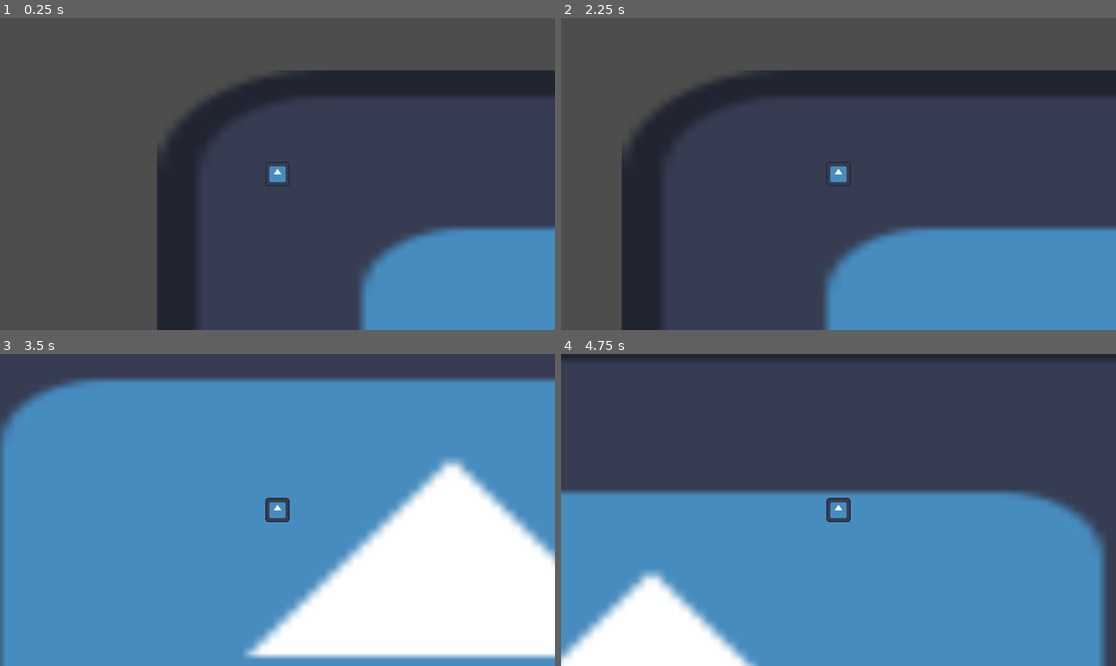
Above: before the commit, frames 1-4 (two rows, left to right).
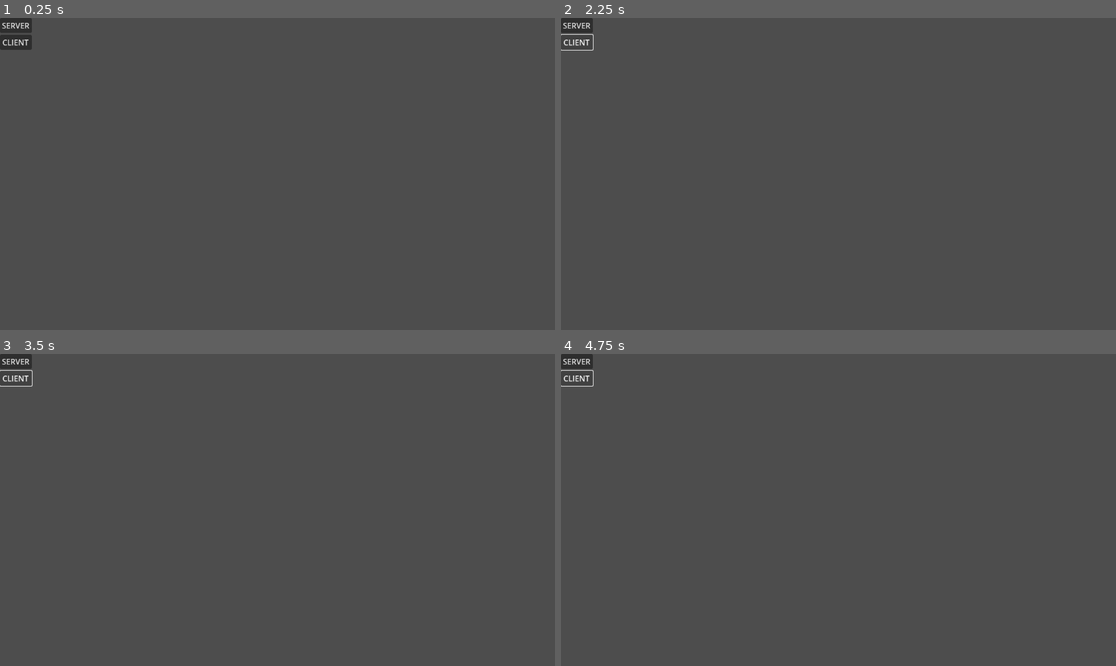
Above: after the commit, the same moments.

Repository: silvermedall/ogiva-project
Game: Godot game, scene res://scenes/main.tscn
The game is run twice, just before and just after one commit, with the same random seed, the same clock (stepped at 60 frames per second) and the same inputs. Before the commit the project starts from res://scenes/game.tscn. The engine's default icon, where the game draws it, is replaced by a stand-in: a white triangle on a blue panel in a dark square.
Inputs (mouse positions are in pixels of both pictures, inside the frame that each line leads up to):
- Up to frame 1 (0.25 s): no input
- Up to frame 2 (2.25 s): click (577, 24) at 0.5 s, where only the run after the commit has a clickable "SERVER"; click (577, 42) at 1.25 s, where only the run after the commit has a clickable "CLIENT"; tap Enter at 2 s; hold D (i_right) from 2.03 s (still down); hold Shift (i_sprint) from 2.03 s (still down)
- Up to frame 3 (3.5 s): release D (i_right) at 2.78 s; release Shift (i_sprint) at 2.78 s; hold S (i_down) from 2.78 s (still down); tap Shift (i_sprint) at 2.85 s
- Up to frame 4 (4.75 s): release S (i_down) at 3.53 s; hold D (i_right) 3.53-4.28 s; hold Shift (i_sprint) 3.53-4.28 s; hold W (i_up) from 4.28 s (still down); tap Shift (i_sprint) at 4.35 s

The runs differ from the first frame. In frame 1, 24% of the frame differs, in the area x 0-100%, y 0-100%; in frame 2, 31%; in frame 3, 92%; in frame 4, 58%.

Commit message:
added basic multiplayer functionality

Diff:
--- a/project.godot
+++ b/project.godot
@@ -12,8 +12,12 @@
 
 config/name="Ogiva-Project"
 run/main_scene="uid://yla6f6j1dux4"
-config/features=PackedStringArray("4.4", "Forward Plus")
+config/features=PackedStringArray("4.5", "Forward Plus")
 config/icon="res://icon.svg"
+
+[autoload]
+
+Network="*res://scripts/network.gd"
 
 [input]
 
--- a/scenes/game.tscn
+++ /dev/null
@@ -1,14 +0,0 @@
-[gd_scene load_steps=3 format=3 uid="uid://yla6f6j1dux4"]
-
-[ext_resource type="Texture2D" uid="uid://0oicdjydem0e" path="res://icon.svg" id="1_yqjtg"]
-[ext_resource type="PackedScene" uid="uid://bvgecalyefrg7" path="res://scenes/player.tscn" id="2_lnu2h"]
-
-[node name="Game" type="Node2D"]
-
-[node name="Icon" type="Sprite2D" parent="."]
-position = Vector2(271.5, 174)
-scale = Vector2(4.25781, 2.73438)
-texture = ExtResource("1_yqjtg")
-
-[node name="Player" parent="." instance=ExtResource("2_lnu2h")]
-position = Vector2(44, 37)
--- /dev/null
+++ b/scenes/main.tscn
@@ -0,0 +1,15 @@
+[gd_scene load_steps=4 format=3 uid="uid://yla6f6j1dux4"]
+
+[ext_resource type="PackedScene" uid="uid://couj8x3qlney0" path="res://scenes/ui.tscn" id="1_sugp2"]
+[ext_resource type="Script" uid="uid://cle7c16u56o0l" path="res://scripts/multiplayer_spawner.gd" id="2_jyhfs"]
+[ext_resource type="PackedScene" uid="uid://bvgecalyefrg7" path="res://scenes/player.tscn" id="2_sugp2"]
+
+[node name="Main" type="Node2D"]
+
+[node name="UI" parent="." instance=ExtResource("1_sugp2")]
+
+[node name="MultiplayerSpawner" type="MultiplayerSpawner" parent="."]
+_spawnable_scenes = PackedStringArray("uid://bvgecalyefrg7")
+spawn_path = NodePath("..")
+script = ExtResource("2_jyhfs")
+network_player = ExtResource("2_sugp2")
--- a/scenes/player.tscn
+++ b/scenes/player.tscn
@@ -6,18 +6,24 @@
 [sub_resource type="RectangleShape2D" id="RectangleShape2D_dqkch"]
 size = Vector2(10, 10)
 
+[sub_resource type="SceneReplicationConfig" id="SceneReplicationConfig_g2els"]
+properties/0/path = NodePath(".:position")
+properties/0/spawn = true
+properties/0/replication_mode = 1
+
 [node name="Player" type="CharacterBody2D"]
 script = ExtResource("1_g2els")
-
-[node name="CollisionShape2D" type="CollisionShape2D" parent="."]
-position = Vector2(5, 5)
-shape = SubResource("RectangleShape2D_dqkch")
 
 [node name="Sprite2D" type="Sprite2D" parent="."]
 position = Vector2(5, 5)
 scale = Vector2(0.078125, 0.078125)
 texture = ExtResource("2_qhqgy")
 
+[node name="CollisionShape2D" type="CollisionShape2D" parent="."]
+position = Vector2(5, 5)
+shape = SubResource("RectangleShape2D_dqkch")
+
 [node name="Camera2D" type="Camera2D" parent="."]
-offset = Vector2(5, 5)
-zoom = Vector2(5, 5)
+
+[node name="MultiplayerSynchronizer" type="MultiplayerSynchronizer" parent="."]
+replication_config = SubResource("SceneReplicationConfig_g2els")
--- /dev/null
+++ b/scenes/ui.tscn
@@ -0,0 +1,26 @@
+[gd_scene load_steps=2 format=3 uid="uid://couj8x3qlney0"]
+
+[ext_resource type="Script" uid="uid://b7ahs21w4omu5" path="res://scripts/ui.gd" id="1_nt7q6"]
+
+[node name="UI" type="Control"]
+layout_mode = 3
+anchors_preset = 0
+offset_right = 40.0
+offset_bottom = 40.0
+script = ExtResource("1_nt7q6")
+
+[node name="VBoxContainer" type="VBoxContainer" parent="."]
+layout_mode = 0
+offset_right = 40.0
+offset_bottom = 40.0
+
+[node name="Server" type="Button" parent="VBoxContainer"]
+layout_mode = 2
+text = "SERVER"
+
+[node name="Client" type="Button" parent="VBoxContainer"]
+layout_mode = 2
+text = "CLIENT"
+
+[connection signal="pressed" from="VBoxContainer/Server" to="." method="_on_server_pressed"]
+[connection signal="pressed" from="VBoxContainer/Client" to="." method="_on_client_pressed"]
--- /dev/null
+++ b/scripts/multiplayer_spawner.gd
@@ -0,0 +1,16 @@
+extends MultiplayerSpawner
+
+@export var network_player: PackedScene
+
+func _ready() -> void:
+	multiplayer.peer_connected.connect(spawn_player)
+
+
+func spawn_player(id: int) -> void:
+	if !multiplayer.is_server():
+		return
+
+	var player: CharacterBody2D = network_player.instantiate()
+	player.name = str(id)
+
+	get_node(spawn_path).call_deferred("add_child", player)
--- /dev/null
+++ b/scripts/network.gd
@@ -0,0 +1,19 @@
+extends Node
+
+const IP_ADDRESS: String = "localhost"
+const PORT: int = 42069
+var peer: ENetMultiplayerPeer
+
+
+func start_server() -> void:
+	peer = ENetMultiplayerPeer.new()
+	peer.create_server(PORT)
+	multiplayer.multiplayer_peer = peer
+	print(peer)
+
+
+func start_client() -> void:
+	peer = ENetMultiplayerPeer.new()
+	peer.create_client(IP_ADDRESS, PORT)
+	multiplayer.multiplayer_peer = peer
+	print(peer)
--- a/scripts/player.gd
+++ b/scripts/player.gd
@@ -2,12 +2,27 @@
 
 const BASE_SPEED: float = 100.0
 @export var sprint_multiplier: float = 2.0
+@onready var camera: Camera2D = $Camera2D
 
+func _ready() -> void:
+	camera.enabled = is_multiplayer_authority()
 
-func _physics_process(delta: float) -> void:
-	var direction = Input.get_vector("i_left", "i_right", "i_up", "i_down")
-	var multiplier: float = 1.0
+func _enter_tree() -> void:
+	set_multiplayer_authority(name.to_int())
+
+func _physics_process(_delta: float) -> void:
+	if !is_multiplayer_authority():
+		return
+
+	var direction: Vector2 = Vector2(
+		Input.get_action_strength("i_right") - Input.get_action_strength("i_left"),
+		Input.get_action_strength("i_down") - Input.get_action_strength("i_up")
+	).normalized()
+
+	var speed_multiplier: float = 1.0
 	if Input.is_action_pressed("i_sprint"):
-		multiplier = sprint_multiplier
-	velocity = direction * BASE_SPEED * multiplier
+		speed_multiplier = sprint_multiplier
+
+	velocity = direction * BASE_SPEED * speed_multiplier
+	print("DIR:", direction, " AUTH:", is_multiplayer_authority())
 	move_and_slide()
--- /dev/null
+++ b/scripts/ui.gd
@@ -0,0 +1,9 @@
+extends Control
+
+
+func _on_server_pressed() -> void:
+	Network.start_server()
+
+
+func _on_client_pressed() -> void:
+	Network.start_client()
Not shown: 1 places in scenes/player.tscn that only renumber resources
Not shown, added: scripts/multiplayer_spawner.gd.uid
Not shown, added: scripts/network.gd.uid
Not shown, added: scripts/ui.gd.uid
